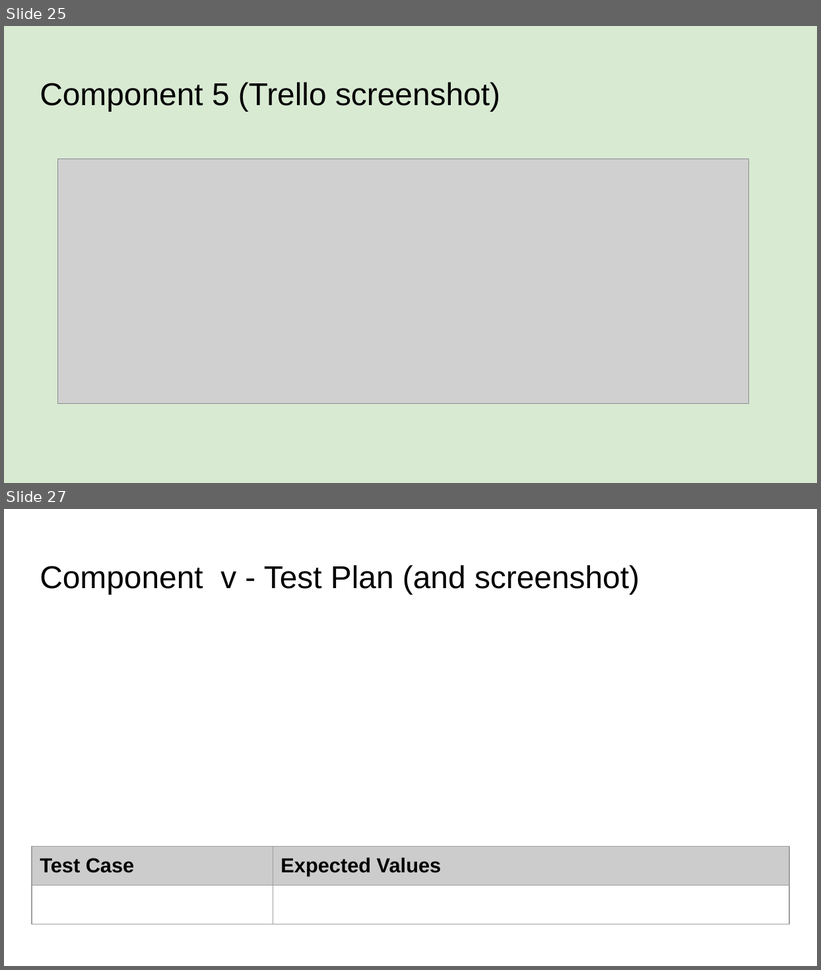
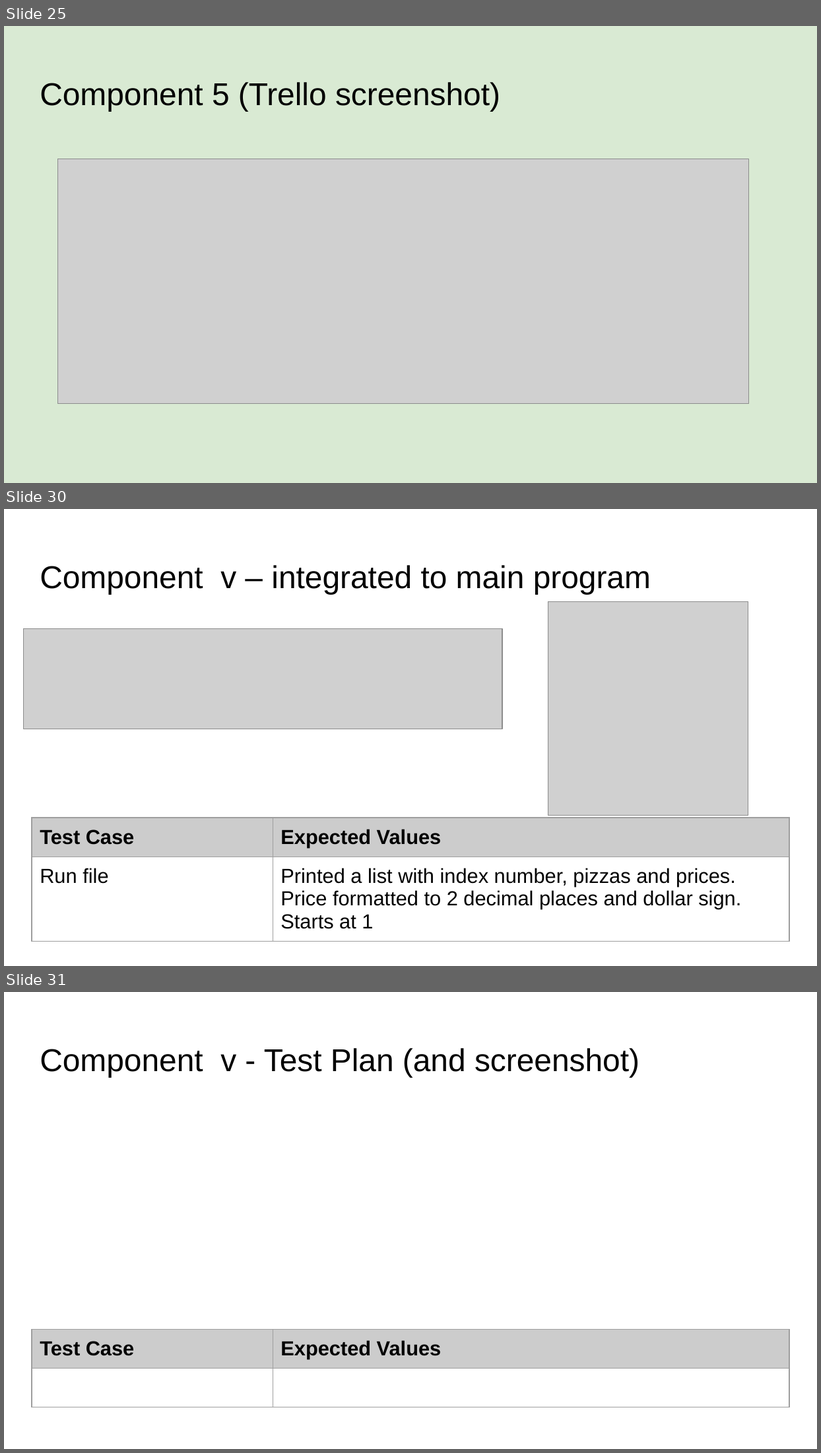
Before and after one commit to KaitlinEus/Pizza_bot, a slide deck: Python.pptx. Shown one above the other, each under a label of ours: slides 25 and 27 before the commit, slides 25, 30 and 31 after it; the slides between them are not shown. The pictures are 821x970 and 821x1453 pixels, drawn with LibreOffice and Linux fonts; fonts in the diff are those of the drawing; grey boxes stand for pictures. Boxes give left, top, right and bottom in pixels: in the first picture for what was removed or moved away, otherwise in the second. Text is boxed around its words. In the diff, an @@ line names an element or a change of style, - is before the commit and + after.

Commit message:
Formatted menu
Formatted menu into a function and integrated it into main program

```diff
--- a/Python.pptx
+++ b/Python.pptx
@@ slide 30 added at box(4, 509, 817, 966), background #FFFFFF @@
@@ title added at box(40, 565, 651, 594), 28 pt, text #000000 @@
+Component v – integrated to main program
@@ picture added at box(548, 601, 748, 815) @@
@@ picture added at box(24, 628, 502, 729) @@
@@ table added at box(32, 818, 789, 948), 2 rows, 2 columns @@
+Test Case | Expected Values
+Run file | Printed a list with index number, pizzas and prices. / Price formatted to 2 decimal places and dollar sign. Starts at 1
@@ what was slide 27 is now slide 31 @@
```
Also in this commit, not shown: 3 other slides added, 2 other files.
